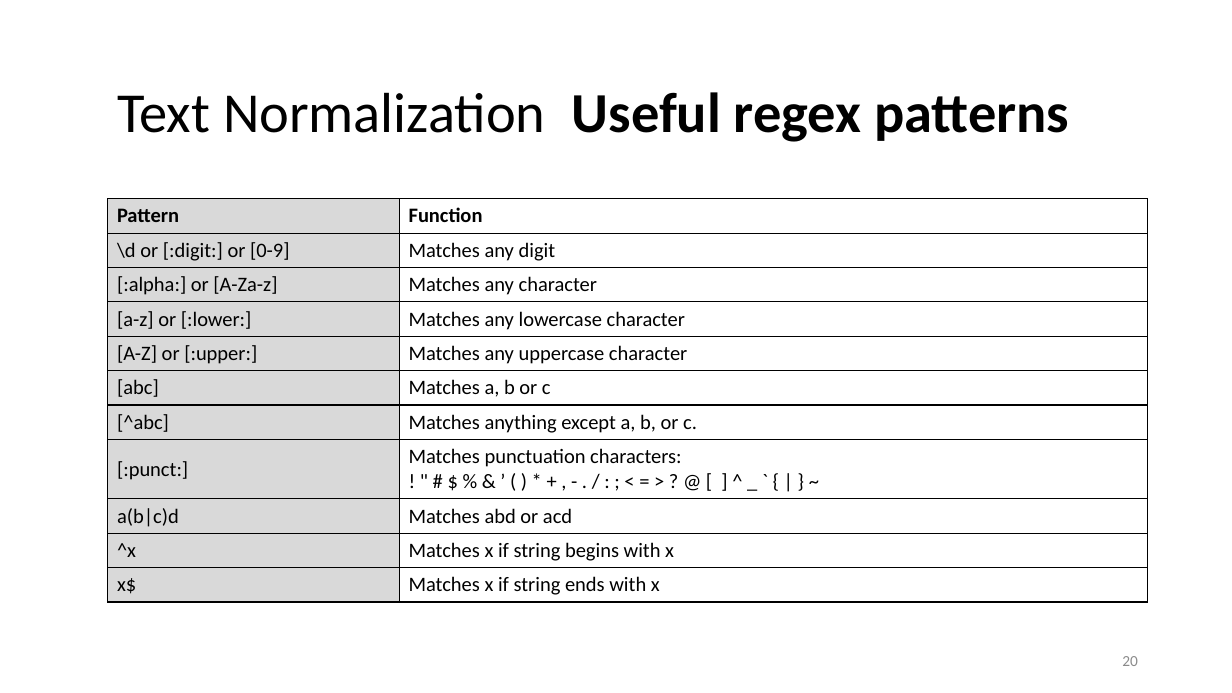
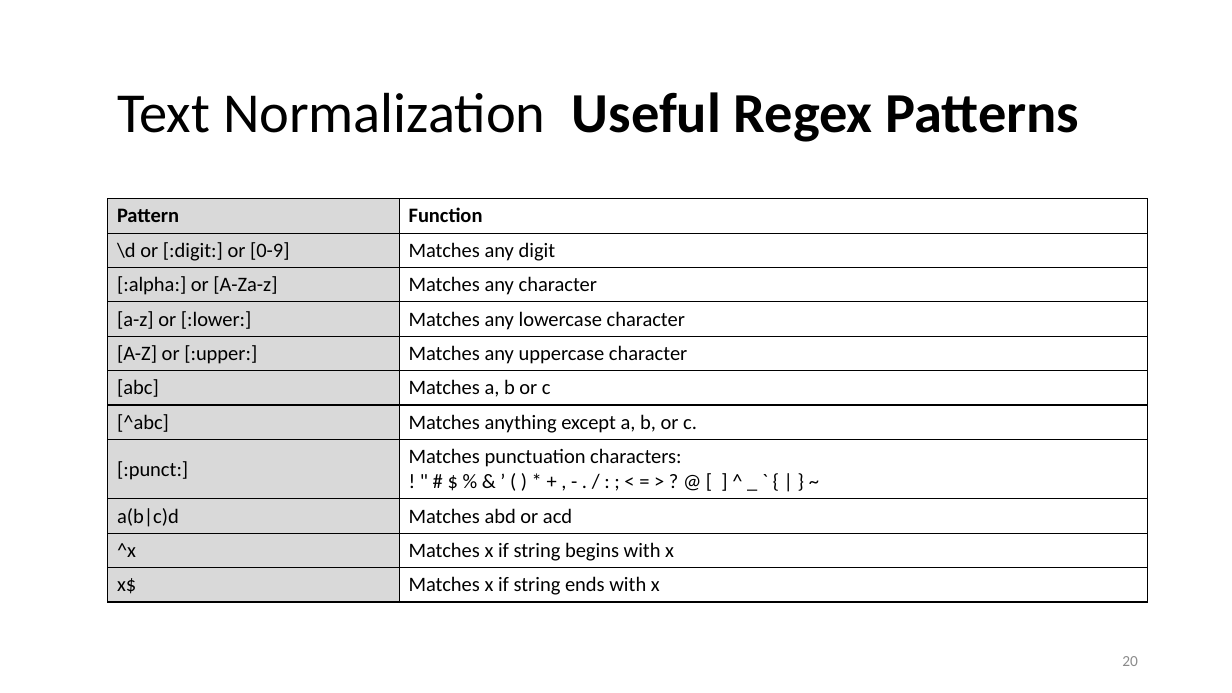
Before and after one commit to lisa-wm/consulting, a slide deck: slide 20 of 5_seminar/Contents_Part_02/slides/Präsentation_Teil2_Lisa.pptx. Drawn at 1232x693 pixels with LibreOffice and Linux fonts; fonts in the diff are those of the drawing. Boxes give left, top, right and bottom in pixels: in the first picture for what was removed or moved away, otherwise in the second. Text is boxed around its words. In the diff, an @@ line names an element or a change of style, - is before the commit and + after.

Commit message:
drafted demo text cleaning

```diff
--- a/5_seminar/Contents_Part_02/slides/Präsentation_Teil2_Lisa.pptx
+++ b/5_seminar/Contents_Part_02/slides/Präsentation_Teil2_Lisa.pptx
@@ title at [117, 92, 1080, 142]: text changed @@
-Text Normalization Useful regex patterns
+Text Normalization Useful Regex Patterns
```
Also in this commit, not shown: 10 other slides changed, 4 slides added, 20 other files.
